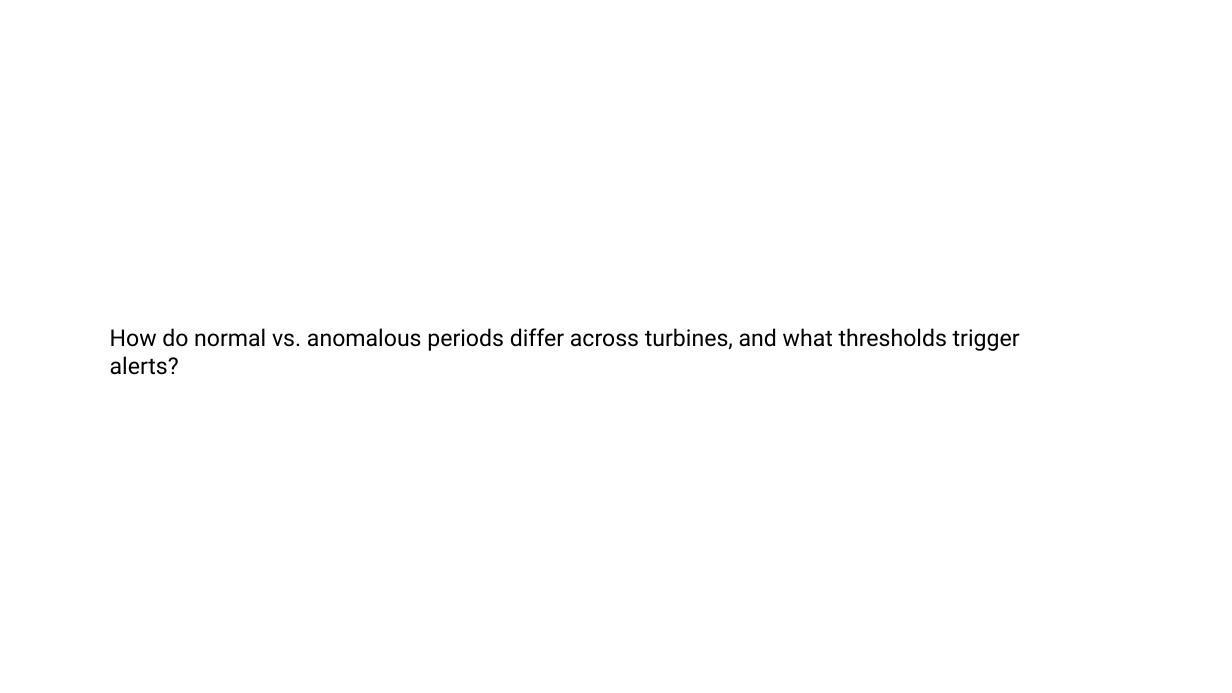
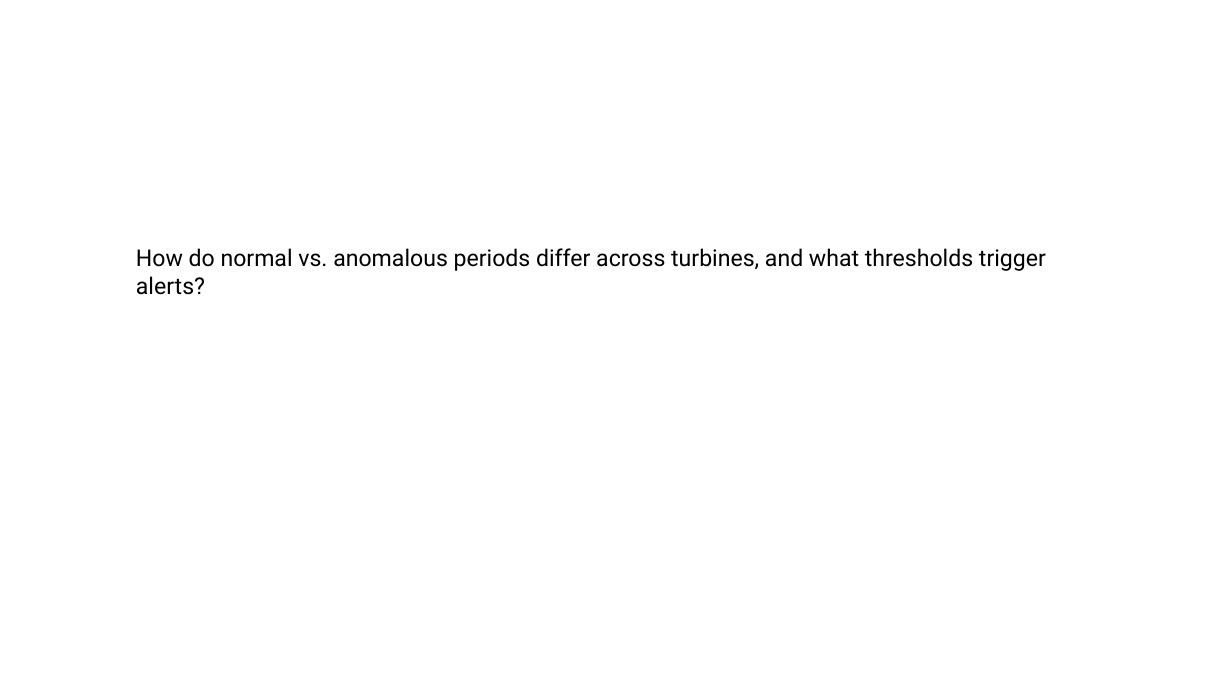
Before and after one commit to KMANN-R2-D2/DSMLC-Final_Competition, a slide deck: slide 8 of Asees-analysis/VISUALIZATIONS SO FAR.pptx. Drawn at 1232x693 pixels with LibreOffice and Linux fonts; fonts in the diff are those of the drawing. Boxes give left, top, right and bottom in pixels: in the first picture for what was removed or moved away, otherwise in the second. Text is boxed around its words. In the diff, an @@ line names an element or a change of style, - is before the commit and + after.

```diff
--- a/Asees-analysis/VISUALIZATIONS SO FAR.pptx
+++ b/Asees-analysis/VISUALIZATIONS SO FAR.pptx
@@ text "How do normal vs. anomalous ...": place and size @@
-text "How do normal vs. anomalous ..." at bbox=[110, 328, 1020, 351]
+text "How do normal vs. anomalous ..." at bbox=[136, 248, 1046, 271]
```
Also in this commit, not shown: 4 other slides changed.
